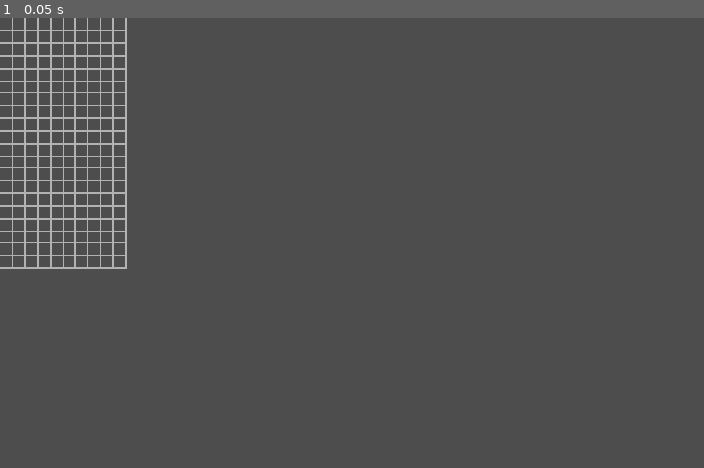
Above: before the commit, frame 1.
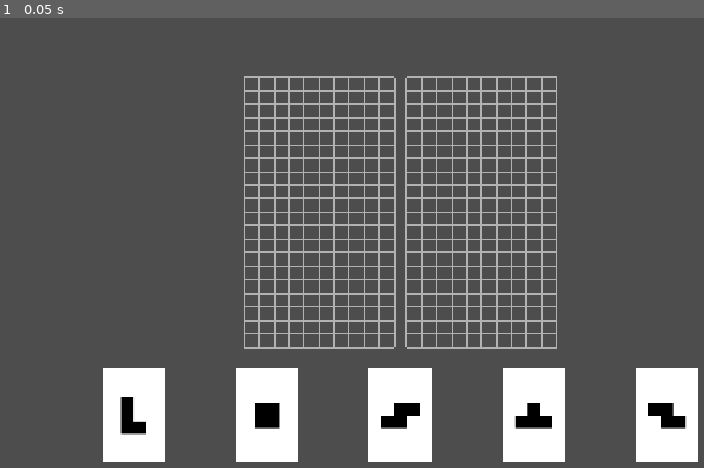
Above: after the commit, the same moment.

Repository: dBinet/SquirrelAttack
Game: Godot game, scene res://scenes/Main.tscn
Same seed, same stepped clock (60 frames per second), same inputs: the game is played once before the commit and once after it.
Inputs:
- Up to frame 1 (0.05 s): no input

The runs differ from the first frame. In frame 1, 17% of the frame differs, in the area x 0-100%, y 0-99%.
Error before the commit: Parse Error: Expected expression after "/" operator. (res://scripts/Main.gd:70)

Commit message:
Fix multiline expression causing parse error

Diff:
--- a/scripts/Main.gd
+++ b/scripts/Main.gd
@@ -67,8 +67,7 @@
     var viewport_size := _previous_viewport_size
     var horiz := (viewport_size.x - GRID_MARGIN) / (Grid.COLS * 2)
     var base_ratio := Card.BASE_CARD_HEIGHT / Card.BASE_BLOCK_SIZE
-    var vert := (viewport_size.y - GRID_VERTICAL_OFFSET * 2 - BOTTOM_MARGIN) /
-            (Grid.ROWS * GRID_VERTICAL_SCALE + base_ratio)
+    var vert := (viewport_size.y - GRID_VERTICAL_OFFSET * 2 - BOTTOM_MARGIN) / (Grid.ROWS * GRID_VERTICAL_SCALE + base_ratio)
     var new_size: int = int(floor(min(horiz, vert)))
     if new_size <= 0:
         new_size = 1
